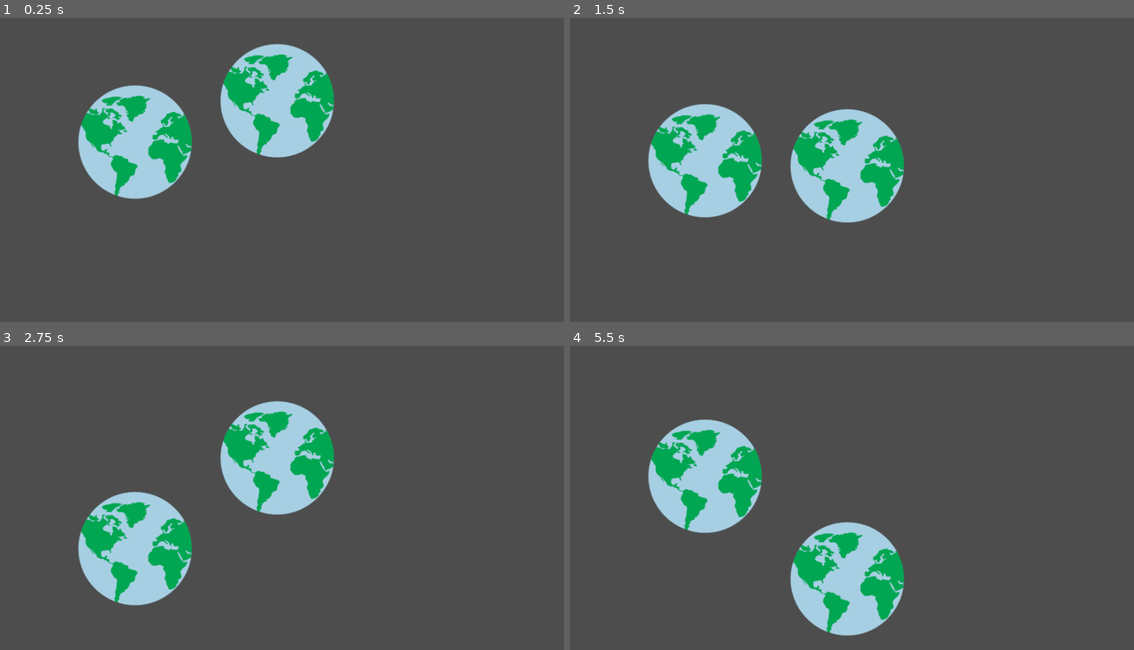
Above: before the commit, frames 1-4 (two rows, left to right).
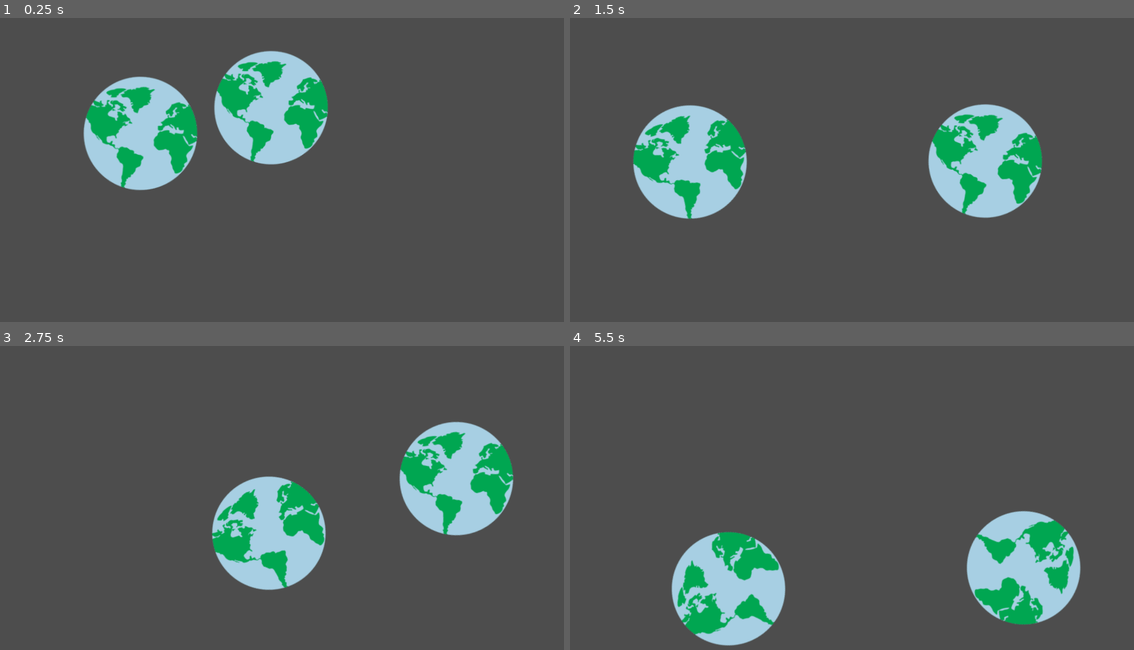
Above: after the commit, the same moments.

Repository: apomyl/ball-game
Game: Godot game, scene res://main.tscn
Same seed, same stepped clock (60 frames per second), same inputs: the game is played once before the commit and once after it.
Inputs:
- Up to frame 1 (0.25 s): no input
- Up to frame 2 (1.5 s): no input
- Up to frame 3 (2.75 s): no input
- Up to frame 4 (5.5 s): no input

The runs differ from the first frame. In frame 1, 6.8% of the frame differs, in the area x 13-60%, y 8-60%; in frame 2, 16%; in frame 3, 22%; in frame 4, 24%, in the area x 13-91%, y 24-99%.

Commit message:
made contact work

Diff:
--- a/ball-game/ball.tscn
+++ b/ball-game/ball.tscn
@@ -1,5 +1,6 @@
 [gd_scene format=3 uid="uid://dgw4tkllph668"]
 
+[ext_resource type="Script" uid="uid://cj7xrkful52ur" path="res://ballscript.gd" id="1_41u45"]
 [ext_resource type="Texture2D" uid="uid://37iovauvy1v1" path="res://earth.png" id="1_x8fbi"]
 
 [sub_resource type="PhysicsMaterial" id="PhysicsMaterial_cbx31"]
@@ -13,14 +14,20 @@
 physics_material_override = SubResource("PhysicsMaterial_cbx31")
 linear_damp_mode = 1
 angular_damp_mode = 1
+script = ExtResource("1_41u45")
+
+[node name="Shape" type="CollisionShape2D" parent="." unique_id=1970132477]
+shape = SubResource("CircleShape2D_cbx31")
+
+[node name="CollisionPolygon2D" type="CollisionPolygon2D" parent="." unique_id=1964538969]
+modulate = Color(1, 0, 0, 1)
+self_modulate = Color(1, 0, 0, 1)
+top_level = true
+polygon = PackedVector2Array(0, 0, 2, -196, 55, -187, 98, -167, 140, -136, 172, -96, 192, -48, 199, -1, 192, 52, 168, 105, 136, 146, 97, 176, 49, 194, -1, 199, 0, 0)
 
 [node name="Image" type="Sprite2D" parent="." unique_id=1652644095]
 position = Vector2(1.9999695, 1.9999962)
 scale = Vector2(2.2, 2.2)
 texture = ExtResource("1_x8fbi")
 
-[node name="Shape" type="CollisionShape2D" parent="." unique_id=1970132477]
-shape = SubResource("CircleShape2D_cbx31")
-
-[node name="CollisionPolygon2D" type="CollisionPolygon2D" parent="." unique_id=1964538969]
-polygon = PackedVector2Array(0, 0, 0, -191, 50, -185, 95, -166, 136, -135, 166, -95, 185, -49, 191, 0, 185, 50, 166, 96, 135, 136, 96, 166, 50, 185, 0, 192, 0, 0)
+[connection signal="body_entered" from="." to="." method="_on_body_entered"]
--- a/ball-game/ballscript.gd
+++ b/ball-game/ballscript.gd
@@ -7,7 +7,6 @@
 func _ready():
 	var random_direction = Vector2(randf_range(-1, 1), randf_range(-1, 1)).normalized()
 	linear_velocity = random_direction * planet_speed
-	body_entered.connect(_on_body_entered)
 
 func _on_body_entered(body):
 	if body is RigidBody2D:
